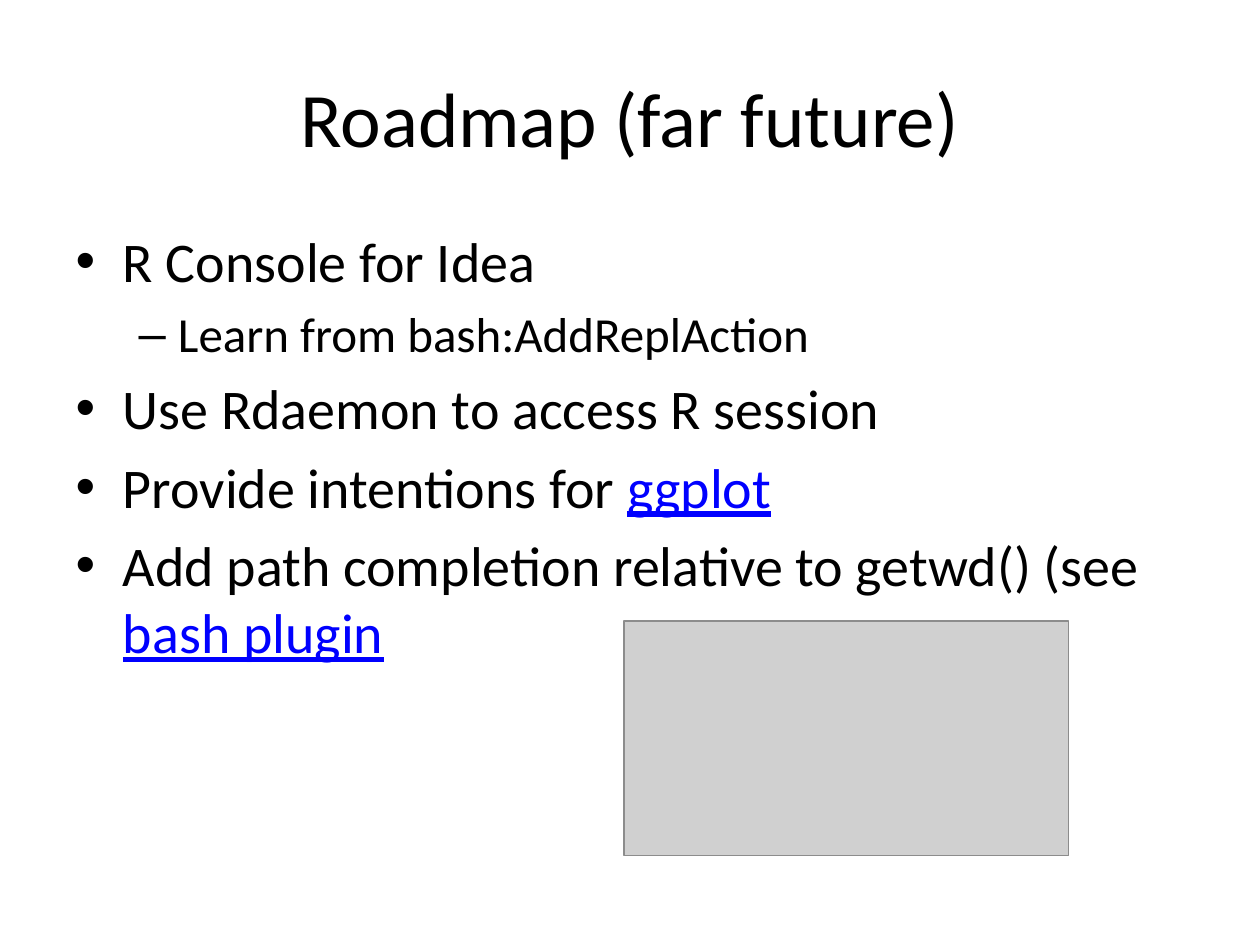
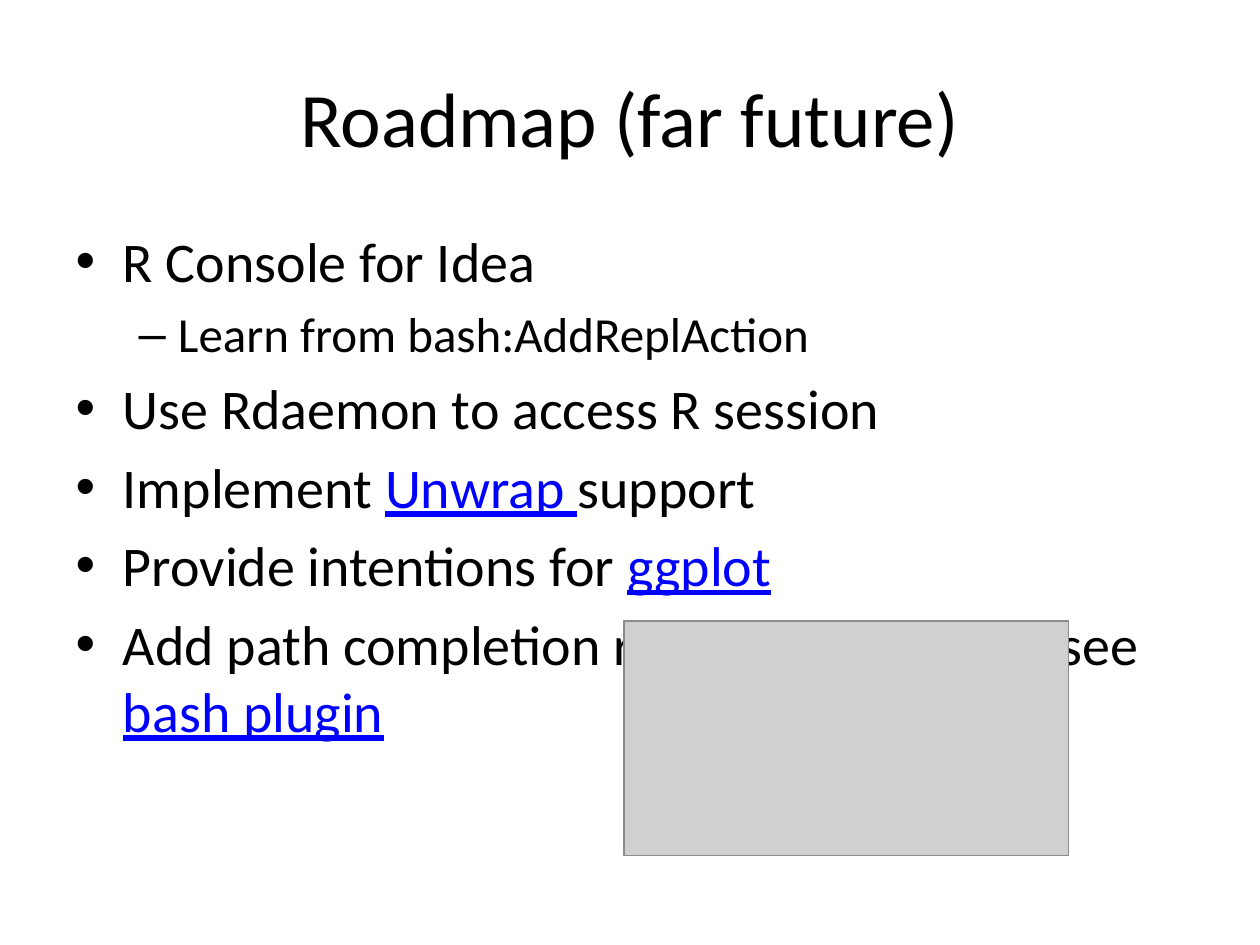
Before and after one commit to holgerbrandl/r4intellij, a slide deck: slide 7 of R4Intellij.pptx. Drawn at 1260x945 pixels with LibreOffice and Linux fonts; fonts in the diff are those of the drawing; grey boxes stand for pictures. Boxes give left, top, right and bottom in pixels: in the first picture for what was removed or moved away, otherwise in the second. Text is boxed around its words. In the diff, an @@ line names an element or a change of style, - is before the commit and + after.

```diff
--- a/R4Intellij.pptx
+++ b/R4Intellij.pptx
@@ text at <box>123,469,756,517</box>: paragraph added @@
+• Implement Unwrap support
```
Also in this commit, not shown: 5 other files.
